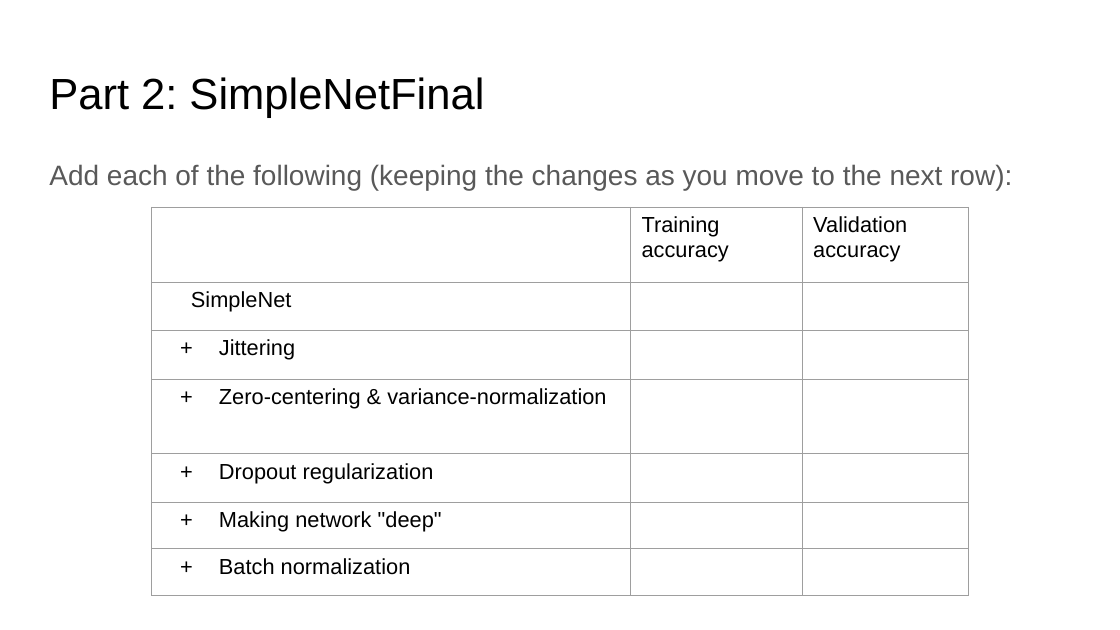
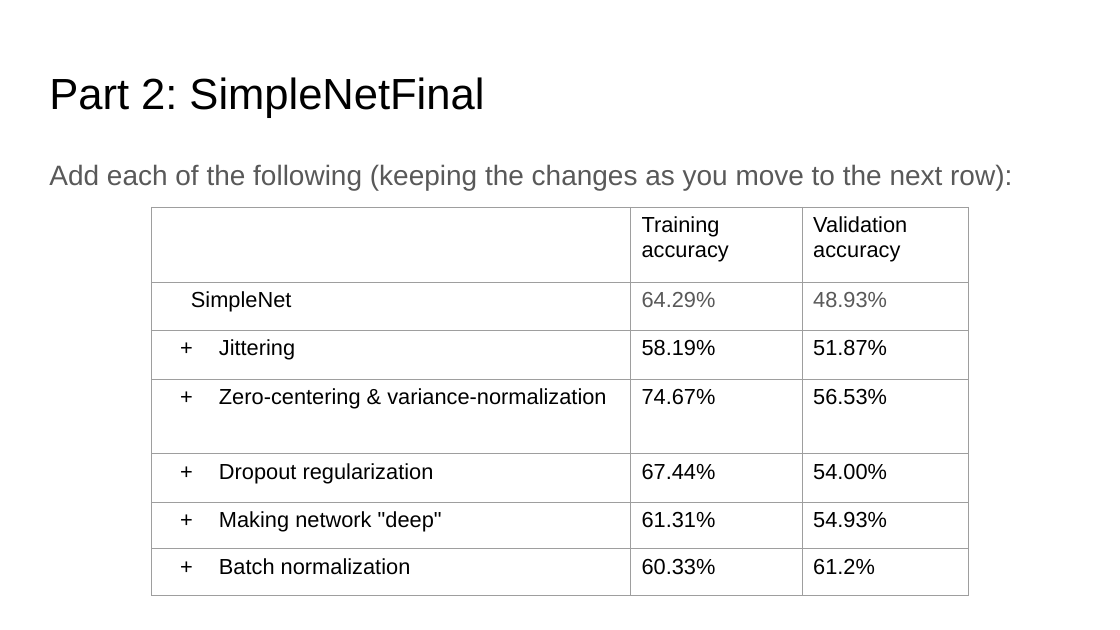
Before and after one commit to aashutoshav/Computer-Vision-Project-3, a slide deck: slide 3 of docs/proj3_report.pptx. Drawn at 1120x630 pixels with LibreOffice and Linux fonts; fonts in the diff are those of the drawing. Boxes give left, top, right and bottom in pixels: in the first picture for what was removed or moved away, otherwise in the second. Text is boxed around its words. In the diff, an @@ line names an element or a change of style, - is before the commit and + after.

```diff
--- a/docs/proj3_report.pptx
+++ b/docs/proj3_report.pptx
@@ table at <box>152,207,968,596</box> @@
-row 2, column 2: 
+row 2, column 2: 64.29%
-row 2, column 3: 
+row 2, column 3: 48.93%
-row 3, column 2: 
+row 3, column 2: 58.19%
-row 3, column 3: 
+row 3, column 3: 51.87%
-row 4, column 2: 
+row 4, column 2: 74.67%
-row 4, column 3: 
+row 4, column 3: 56.53%
-row 5, column 2: 
+row 5, column 2: 67.44%
-row 5, column 3: 
+row 5, column 3: 54.00%
-row 6, column 2: 
+row 6, column 2: 61.31%
-row 6, column 3: 
+row 6, column 3: 54.93%
-row 7, column 2: 
+row 7, column 2: 60.33%
-row 7, column 3: 
+row 7, column 3: 61.2%
```
Also in this commit, not shown: 11 other slides changed, 2 slides added, 2 slides removed, 2 other files.
